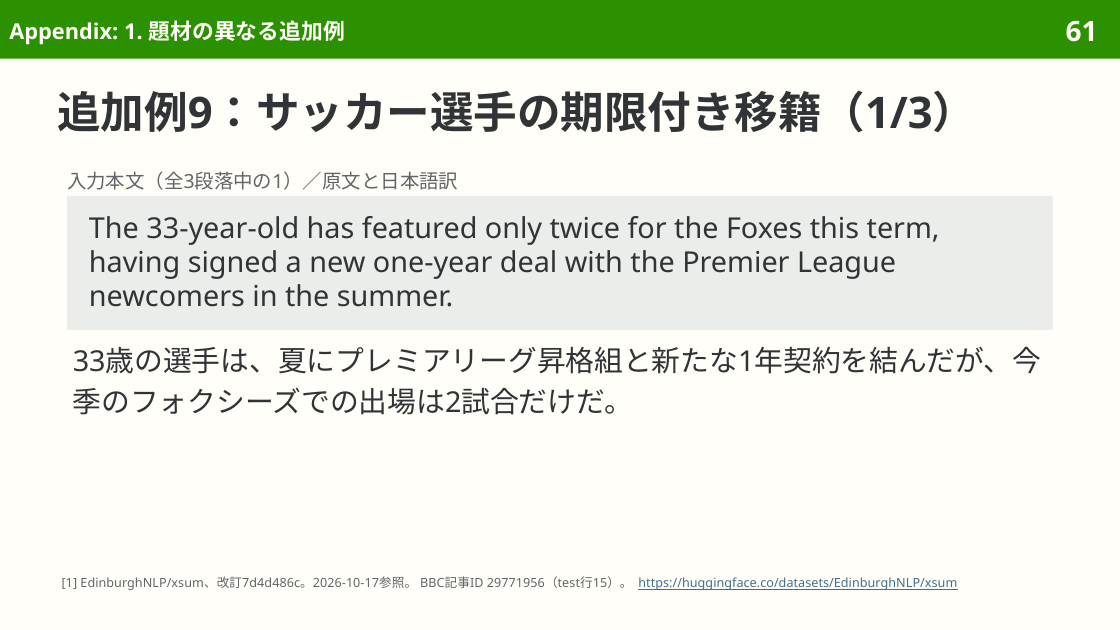
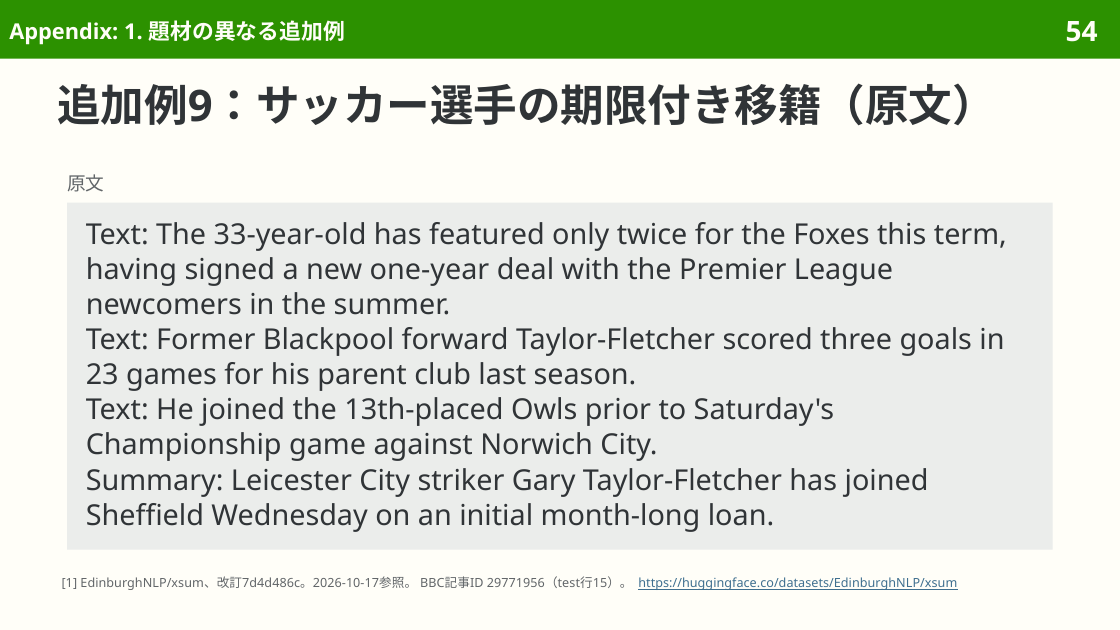
Before and after one commit to sasakiy84/datasets-in-10-minutes, a slide deck: slide 54 of slides/datasets-in-10-minutes-xsum.pptx (slide 61 before the commit). Drawn at 1120x630 pixels with LibreOffice and Linux fonts; fonts in the diff are those of the drawing. Boxes give left, top, right and bottom in pixels: in the first picture for what was removed or moved away, otherwise in the second. Text is boxed around its words. In the diff, an @@ line names an element or a change of style, - is before the commit and + after.

```diff
--- a/slides/datasets-in-10-minutes-xsum.pptx
+++ b/slides/datasets-in-10-minutes-xsum.pptx
@@ page number at box(1066, 21, 1098, 42): text changed @@
-61
+54
@@ title at box(57, 83, 995, 125): text changed @@
-追加例9：サッカー選手の期限付き移籍（1/3）
+追加例9：サッカー選手の期限付き移籍（原文）
@@ text removed at box(67, 171, 458, 190) @@
-入力本文（全3段落中の1）／原文と日本語訳
@@ text added at box(67, 174, 104, 192), 12 pt, text #626669 @@
+原文
@@ rectangle "Text: The 33-year-old has featured ...": place and size @@
-rectangle "Text: The 33-year-old has featured ..." at box(67, 196, 1053, 330)
+rectangle "Text: The 33-year-old has featured ..." at box(67, 203, 1053, 550)
@@ rectangle "Text: The 33-year-old has featured ..." at box(67, 203, 1053, 550): vertical alignment middle to top @@
@@ text in rectangle at box(86, 222, 1007, 532): text changed @@
-The 33-year-old has featured only twice for the Foxes this term, having signed a new one-year deal with the Premier League newcomers in the summer.
+Text: The 33-year-old has featured only twice for the Foxes this term, having signed a new one-year deal with the Premier League newcomers in the summer.
+Text: Former Blackpool forward Taylor-Fletcher scored three goals in 23 games for his parent club last season.
+Text: He joined the 13th-placed Owls prior to Saturday's Championship game against Norwich City.
+Summary: Leicester City striker Gary Taylor-Fletcher has joined Sheffield Wednesday on an initial month-long loan.
@@ text removed at box(73, 346, 1042, 415) @@
-33歳の選手は、夏にプレミアリーグ昇格組と新たな1年契約を結んだが、今季のフォクシーズでの出場は2試合だけだ。
```
Also in this commit, not shown: 25 other slides changed, 9 slides removed, 9 other files.
